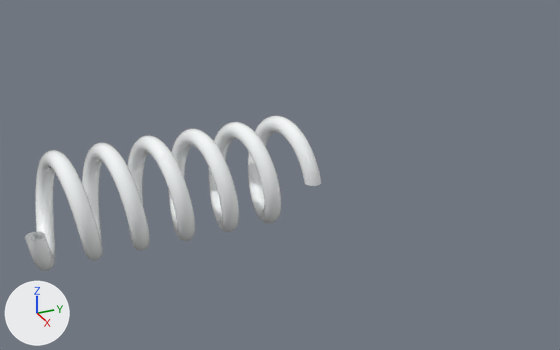
Renders of the glTF model public/spiral.glb from each side of a commit.
Both versions are drawn from a camera (50 mm lens) standing at (79.7, -19.5, 38.7) and looking at (-0.1, 16.4, -1.2). Arrows for +X, +Y and +Z are at lower left; the lights stay in place.
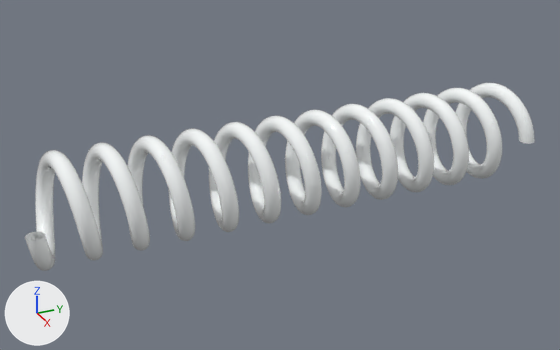
The newer file is also turned or shifted as a whole; pictures and numbers use the older file's frame.

Patch to the scene script:
```diff
--- a/public/spiral.glb.py
+++ b/public/spiral.glb.py
@@ me_circle_001 @@
 me_circle_001.from_pydata(...)  # 9632 vertices, 19200 faces; spans x -6.4..6.4, y 11.3..45.1, z -6.4..6.4
 # used by ob_circle; location = (0.16, -26.05, -0.16)
+# me_circle_001 part 1: the loose piece of 9632 vertices spanning x -6.4..6.4, y 11.3..45.1, z -6.4..6.4 is copied, and the copy is moved by (0.0, 31.8, 0.0); it spans x -6.4..6.4, y 43.1..76.9, z -6.4..6.4
 me_circle_001.materials.append(mat_material_001)
```

Boxes (x1, y1, x2, y2) around the edits, measured in the pictures (560 x 350 px):
'Circle', reshaped (72% wider, 21% taller): before (25, 116, 321, 271); after (25, 83, 535, 271)
part 1 of me_circle_001, added: after (285, 83, 535, 215)
